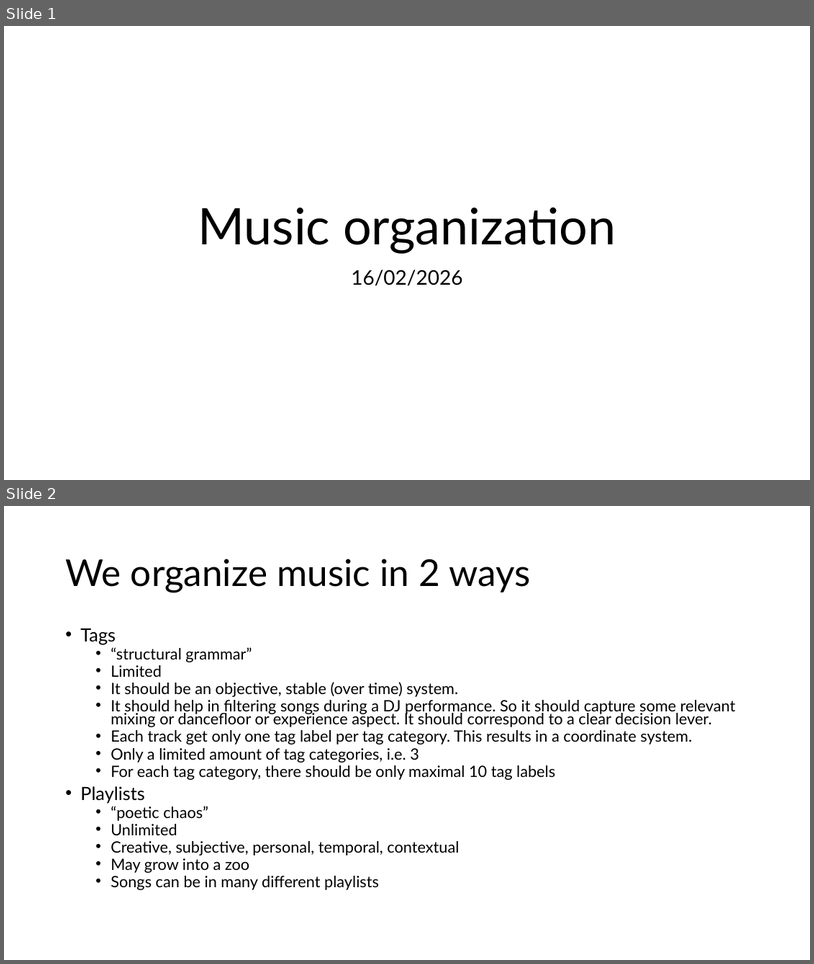
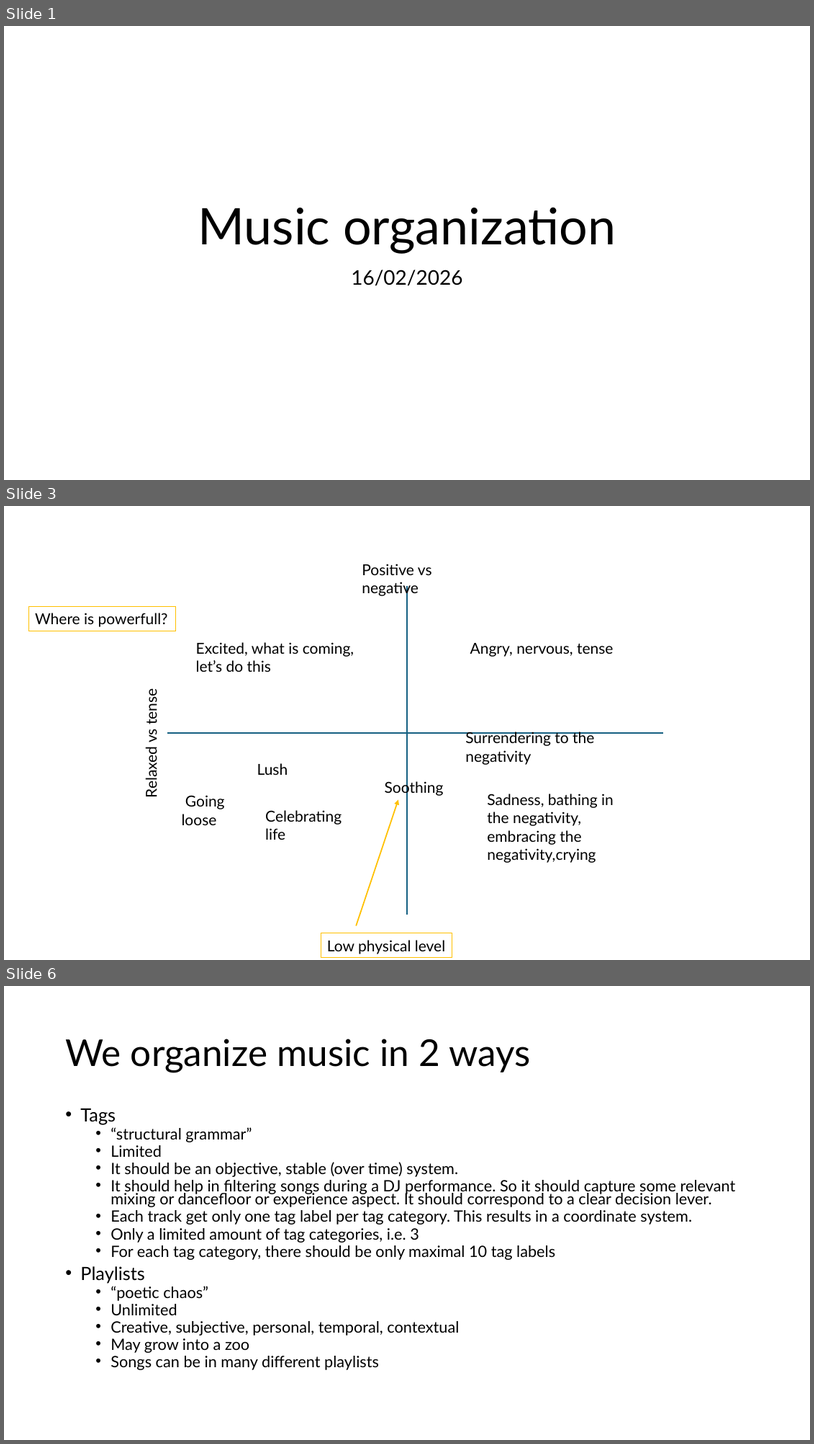
Before and after one commit to pier3100/OrangeJukebox750, a slide deck: MusicOrganization/Music organization.pptx. Shown one above the other, each under a label of ours: slides 1 and 2 before the commit, slides 1, 3 and 6 after it; the slides between them are not shown. The pictures are 814x964 and 814x1444 pixels, drawn with LibreOffice and Linux fonts; fonts in the diff are those of the drawing. Boxes give left, top, right and bottom in pixels: in the first picture for what was removed or moved away, otherwise in the second. Text is boxed around its words. In the diff, an @@ line names an element or a change of style, - is before the commit and + after.

```diff
--- a/MusicOrganization/Music organization.pptx
+++ b/MusicOrganization/Music organization.pptx
@@ slide 3 added at bbox=[4, 506, 810, 960], background #FFFFFF @@
@@ text added at bbox=[362, 564, 432, 597], 18 pt, text #000000 @@
+Positive vs negative
@@ line added from (407, 586) to (407, 914), #156082 1.5 pt @@
@@ rectangle added at bbox=[28, 606, 175, 631], outline #FFC000 0.75 pt, 18 pt, text #000000 @@
+Where is powerfull?
@@ text added at bbox=[196, 642, 354, 672], 18 pt, text #000000 @@
+Excited, what is coming, let’s do this
@@ text added at bbox=[471, 643, 613, 656], 18 pt, text #000000 @@
+Angry, nervous, tense
@@ text added at bbox=[142, 692, 160, 796], 18 pt, text #000000 @@
+Relaxed vs tense
@@ line added from (167, 733) to (664, 733), #156082 1.5 pt @@
@@ text added at bbox=[466, 731, 594, 764], 18 pt, text #000000 @@
+Surrendering to the negativity
@@ text added at bbox=[257, 763, 288, 775], 18 pt, text #000000 @@
+Lush
@@ text added at bbox=[385, 780, 444, 796], 18 pt, text #000000 @@
+Soothing
@@ text added at bbox=[182, 795, 225, 825], 18 pt, text #000000 @@
+Going loose
@@ arrow added from (356, 925) to (399, 800), #FFC000 1.5 pt @@
@@ text added at bbox=[487, 793, 614, 862], 18 pt, text #000000 @@
+Sadness, bathing in the negativity, embracing the negativity,crying
@@ text added at bbox=[265, 810, 342, 839], 18 pt, text #000000 @@
+Celebrating life
@@ rectangle added at bbox=[322, 933, 453, 957], outline #FFC000 0.75 pt, 18 pt, text #000000 @@
+Low physical level
@@ what was slide 2 is now slide 6 @@
```
Also in this commit, not shown: 3 other slides added, 2 other files.
